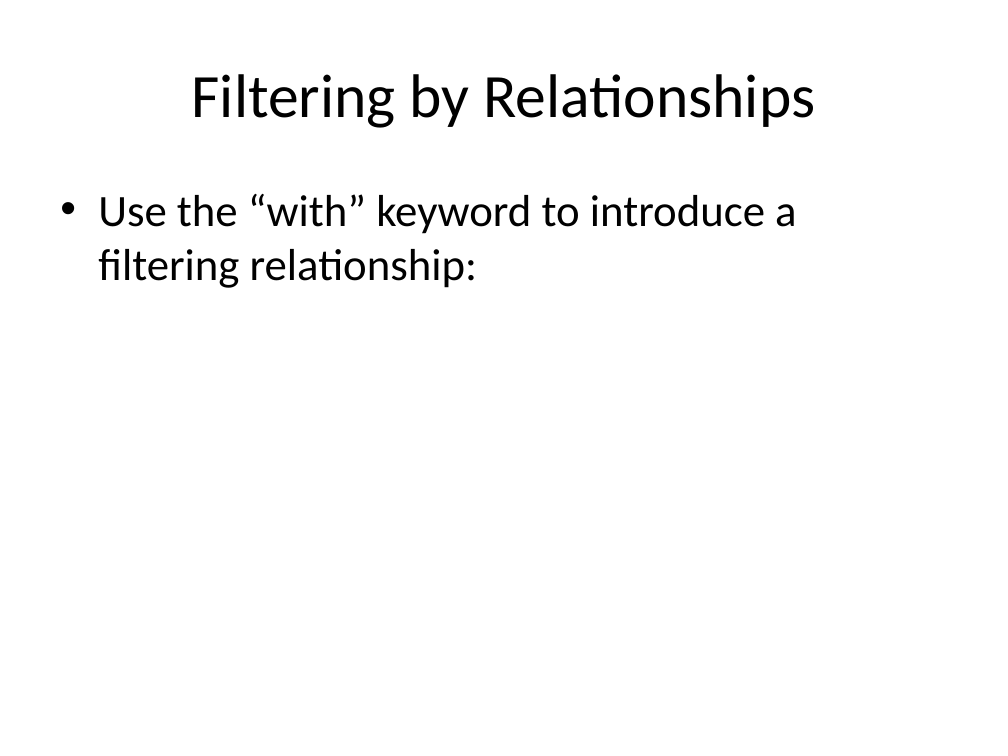
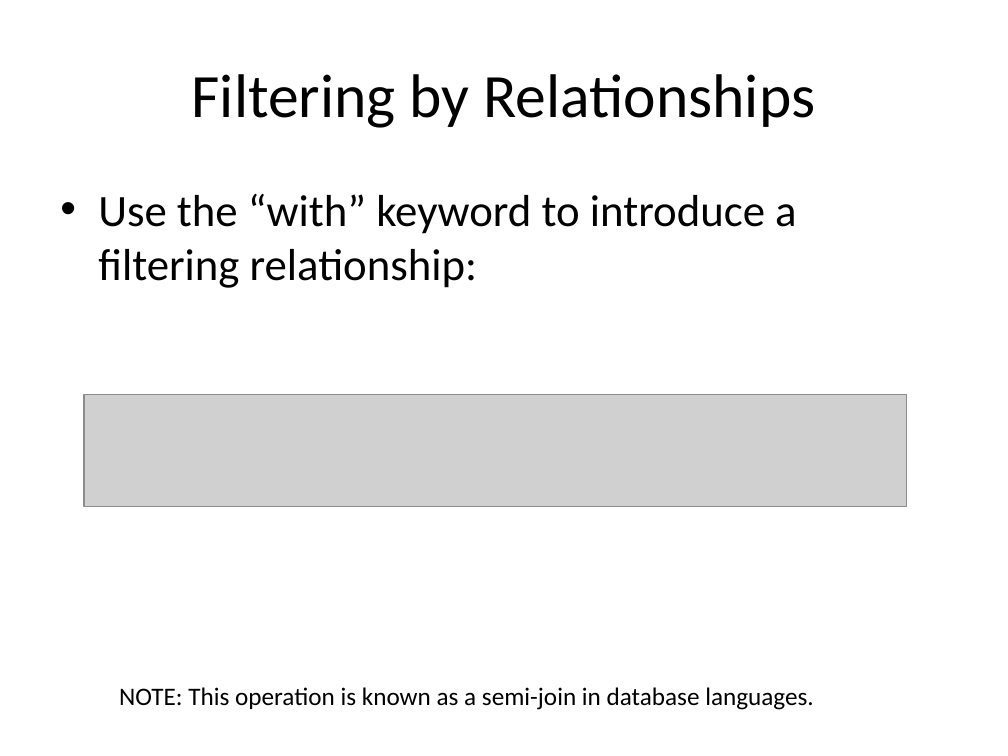
Before and after one commit to cqframework/OneModel, a slide deck: slide 19 of CQL/Documents/CQL_Technical_Introduction_20140604.pptx (slide 14 before the commit). Drawn at 1008x756 pixels with LibreOffice and Linux fonts; fonts in the diff are those of the drawing; grey boxes stand for pictures. Boxes give left, top, right and bottom in pixels: in the first picture for what was removed or moved away, otherwise in the second. Text is boxed around its words. In the diff, an @@ line names an element or a change of style, - is before the commit and + after.

```diff
--- a/CQL/Documents/CQL_Technical_Introduction_20140604.pptx
+++ b/CQL/Documents/CQL_Technical_Introduction_20140604.pptx
@@ picture added at [84, 395, 906, 507] @@
@@ text added at [119, 687, 814, 710], 18 pt, text #000000 @@
+NOTE: This operation is known as a semi-join in database languages.
```
Also in this commit, not shown: 17 other slides changed, 6 slides added, 2 slides removed, 17 other files.
